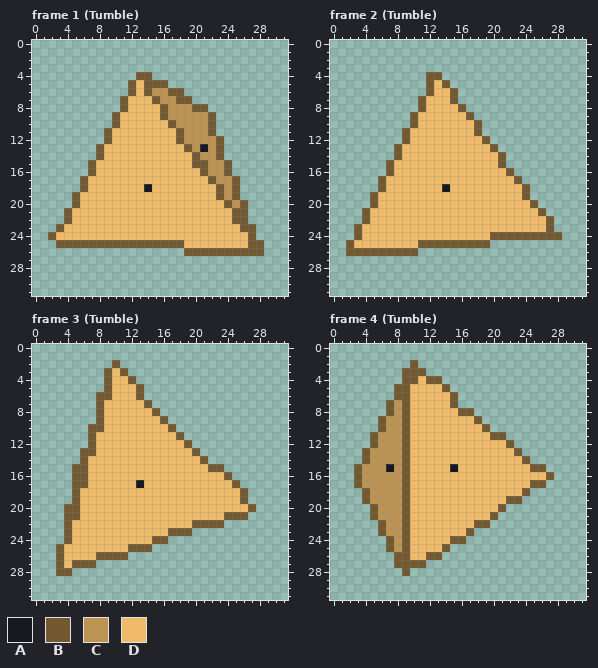
A pixel-art file gets an edit: assets/source/aseprite/rolls/d4.aseprite. That is the earlier state.
32x32 pixels, 24 frames. Colours within 5 levels of each other are drawn and written as one. Shown: frame 1 (Tumble), frame 2 (Tumble), frame 3 (Tumble), frame 4 (Tumble). The commit also changed other frames, which this record leaves out.
Palette (. is transparent): A #171921  B #725932  C #bd9353  D #efba69
Pixels before, frame 1 (Tumble), first column x 2:
 4 ...........BB..............
 5 ..........BDBBB............
 6 ..........BDBCCBB..........
 7 .........BDDDBCCBB.........
 8 .........BDDDDBCCCBB.......
 9 ........BDDDDDBCCCCCB......
10 ........BDDDDDDBCCCCB......
11 .......BDDDDDDDDBCCCB......
12 .......BDDDDDDDDBCCCCB.....
13 ......BDDDDDDDDDDBCACB.....
14 ......BDDDDDDDDDDDBCCB.....
15 .....BDDDDDDDDDDDDBBCCB....
16 .....BDDDDDDDDDDDDDBCCB....
17 ....BDDDDDDDDDDDDDDDBCCB...
18 ....BDDDDDDDADDDDDDDDBCB...
19 ...BDDDDDDDDDDDDDDDDDBCB...
20 ...BDDDDDDDDDDDDDDDDDDBCB..
21 ..BDDDDDDDDDDDDDDDDDDDDBB..
22 ..BDDDDDDDDDDDDDDDDDDDDBB..
23 .BDDDDDDDDDDDDDDDDDDDDDDBB.
24 BDDDDDDDDDDDDDDDDDDDDDDDDB.
25 .BBBBBBBBBBBBBBBBDDDDDDDDBB
26 .................BBBBBBBBBB
Pixels before, frame 2 (Tumble), first column x 2:
 4 ..........BB...............
 5 ..........BDB..............
 6 ..........BDDB.............
 7 .........BDDDB.............
 8 .........BDDDDB............
 9 ........BDDDDDDB...........
10 ........BDDDDDDDB..........
11 .......BDDDDDDDDB..........
12 .......BDDDDDDDDDB.........
13 ......BDDDDDDDDDDDB........
14 ......BDDDDDDDDDDDDB.......
15 .....BDDDDDDDDDDDDDB.......
16 .....BDDDDDDDDDDDDDDB......
17 ....BDDDDDDDDDDDDDDDDB.....
18 ....BDDDDDDDADDDDDDDDDB....
19 ...BDDDDDDDDDDDDDDDDDDB....
20 ...BDDDDDDDDDDDDDDDDDDDB...
21 ..BDDDDDDDDDDDDDDDDDDDDDB..
22 ..BDDDDDDDDDDDDDDDDDDDDDDB.
23 .BDDDDDDDDDDDDDDDDDDDDDDDB.
24 .BDDDDDDDDDDDDDDDDBBBBBBBBB
25 BDDDDDDDDBBBBBBBBB.........
26 BBBBBBBBB..................
Pixels before, frame 3 (Tumble), first column x 3:
 2 .......B.................
 3 ......BDB................
 4 ......BDDB...............
 5 ......BDDDB..............
 6 .....BBDDDB..............
 7 .....BDDDDDB.............
 8 .....BDDDDDDB............
 9 .....BDDDDDDDB...........
10 ....BBDDDDDDDDB..........
11 ....BDDDDDDDDDDB.........
12 ....BDDDDDDDDDDDB........
13 ...BBDDDDDDDDDDDDB.......
14 ...BDDDDDDDDDDDDDDB......
15 ..BBDDDDDDDDDDDDDDDBB....
16 ..BBDDDDDDDDDDDDDDDDDB...
17 ..BBDDDDDDADDDDDDDDDDDB..
18 ..BDDDDDDDDDDDDDDDDDDDDB.
19 ..BDDDDDDDDDDDDDDDDDDDDB.
20 .BBDDDDDDDDDDDDDDDDDDDDDB
21 .BBDDDDDDDDDDDDDDDDDDBBB.
22 .BDDDDDDDDDDDDDDDBBBB....
23 .BDDDDDDDDDDDDBBB........
24 .BDDDDDDDDDDBB...........
25 BDDDDDDDDBBB.............
26 BDDDDBBBB................
27 BDBBB....................
28 BB.......................
Pixels before, frame 4 (Tumble), first column x 3:
 2 .......B.................
 3 ......BBB................
 4 ......BBDBB..............
 5 .....BBDDDDB.............
 6 .....BBDDDDDB............
 7 ....BCBDDDDDB............
 8 ....BCBDDDDDDBB..........
 9 ...BCCBDDDDDDDDB.........
10 ...BCCBDDDDDDDDDB........
11 ..BCCCBDDDDDDDDDDBB......
12 ..BCCCBDDDDDDDDDDDDB.....
13 .BCCCCBDDDDDDDDDDDDDB....
14 .BCCCCBDDDDDDDDDDDDDDB...
15 BCCCACBDDDDDADDDDDDDDDBB.
16 BCCCCCBDDDDDDDDDDDDDDDDDB
17 BCCCCCBDDDDDDDDDDDDDDDBB.
18 .BCCCCBDDDDDDDDDDDDDDB...
19 .BCCCCBDDDDDDDDDDDDBB....
20 ..BCCCBDDDDDDDDDDDB......
21 ..BCCCBDDDDDDDDDDB.......
22 ...BCCBDDDDDDDDBB........
23 ...BCCBDDDDDDDB..........
24 ....BCBDDDDDBB...........
25 ....BCBDDDDB.............
26 .....BBDDBB..............
27 .....BBBB................
28 ......B..................
The same view after the edit:
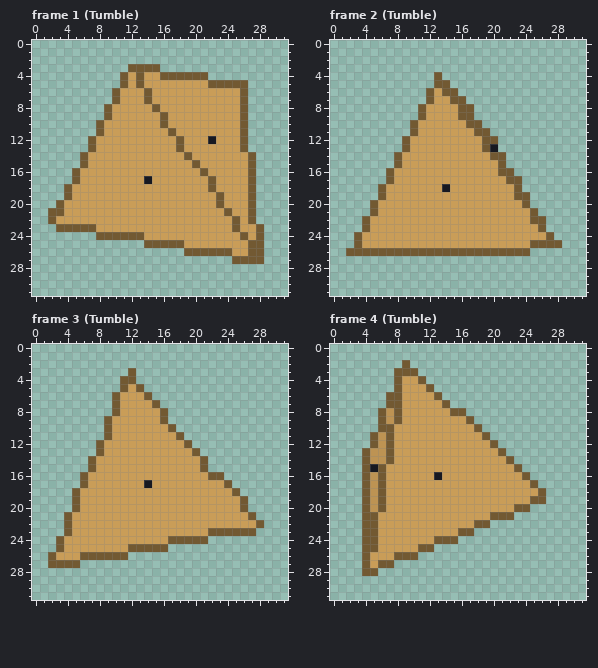
What changed:
colour D: #efba69 -> #c99d58
Changed rows in their new state; - is a pixel that keeps its letter.
Frame 1 (Tumble):
first column x 2:
 3 ----------BBBB-------------
 4 ---------BD-DDBBBBBB-------
 5 ---------BDBDDDDDDDDBBBBB--
 6 --------BDD--DDDDDDDDDDDB--
 7 --------BD--BDDDDDDDDDDDB--
 8 -------BDD---BDDDDDDDDDDB--
 9 -------BD------DDDDDDDDDB--
10 ------BDD-----BDDDDDDDDDB--
11 ------BD-------BDDDDDDDDB--
12 -----BDD---------DDDADDDB--
13 -----BD---------BDDDDDDDB--
14 ----BDD----------BDDDDDDDB-
15 ----BD-------------DDDDDDB-
16 ---BDD--------------DDDDDB-
17 ---BD-------A--------DDDDB-
18 --BDD-------D-------BDDDDB-
19 --BD------------------DDDB-
20 -BDD-----------------BDDDB-
21 BBD-------------------BDDB-
22 BDD---------------------DB-
23 --BBBB-----------------BDDB
24 ......BBBBBB------------BDB
25 -...........---------------
26 -----------------------DD--
27 -----------------------BBBB
Frame 2 (Tumble):
first column x 2:
 4 ----------.----------------
 5 ----------.B---------------
 6 ------------B--------------
 7 ---------.B---B------------
 8 ---------------B-----------
 9 --------.B----B------------
10 ---------------B-----------
11 -------.B--------B---------
12 ------------------B--------
13 ------.B---------BA--------
14 ------------------B--------
15 -----.B--------------------
16 -------------------B-------
17 ----.B--------------B------
18 ---------------------B.----
19 ---.B----------------B-----
20 ----------------------B.---
21 --.B-------------------B.--
22 -----------------------BB.-
23 -.B---------------------B.-
24 ------------------DDDDDDD-.
25 .B-------DDDDDDDDDDDDDDBBBB
26 ---------BBBBBBBBBBBBBB----
Frame 3 (Tumble):
first column x 2:
 2 --------.------------------
 3 -------...B----------------
 4 -------..B-----------------
 5 -------..B-----------------
 6 ------..B--DB--------------
 7 ------..B---DB-------------
 8 ------..B----DB------------
 9 ------.B-------------------
10 -----..B-------------------
11 -----..B-------------------
12 -----.B--------------------
13 ----..B--------------------
14 ----.B---------------------
15 ---..B-------------B..-----
16 ---.----------------BB.----
17 ---.-------DA---------B.---
18 -----------------------B.--
20 --.---------------------B.-
21 ---D------------------DDDB-
22 ------------------DDDDDDDDB
23 ---------------DDDDDBBBBBB-
24 -BD----------DDBBBBB-------
25 -------------BB------------
26 BD--BB---------------------
27 B-B-..---------------------
28 -..------------------------
Frame 4 (Tumble):
first column x 3:
 2 ------B.-----------------
 3 -----B--.----------------
 4 -----BDDB..--------------
 5 ------D--B..-------------
 6 ----B-D---B..------------
 7 -----BD----B.------------
 8 ---BCBD-----B-.----------
 9 -----BD-------B.---------
10 ----BDD--------B.--------
11 ----BDD---------B..------
12 ----BDD----------B..-----
13 ----BDD-----------B..----
14 ----BDD------------B..---
15 .BABDDD-----D-------B...-
16 .B-BDDD---A----------B...
17 .B-BDDD----------------.-
18 ---BDDD--------------DDB-
19 ---BDDD------------DDDBB-
20 -BCBDDD-----------DDBB---
21 -B-DDDD-----------BB-----
22 -BBDDDD------------------
23 -BBDDDD------B-----------
24 -BBDDDD---BB-.-----------
25 -BBDDDD-BB..-------------
26 -BDDD--B...--------------
27 -BDBB....----------------
28 -BB---.------------------
